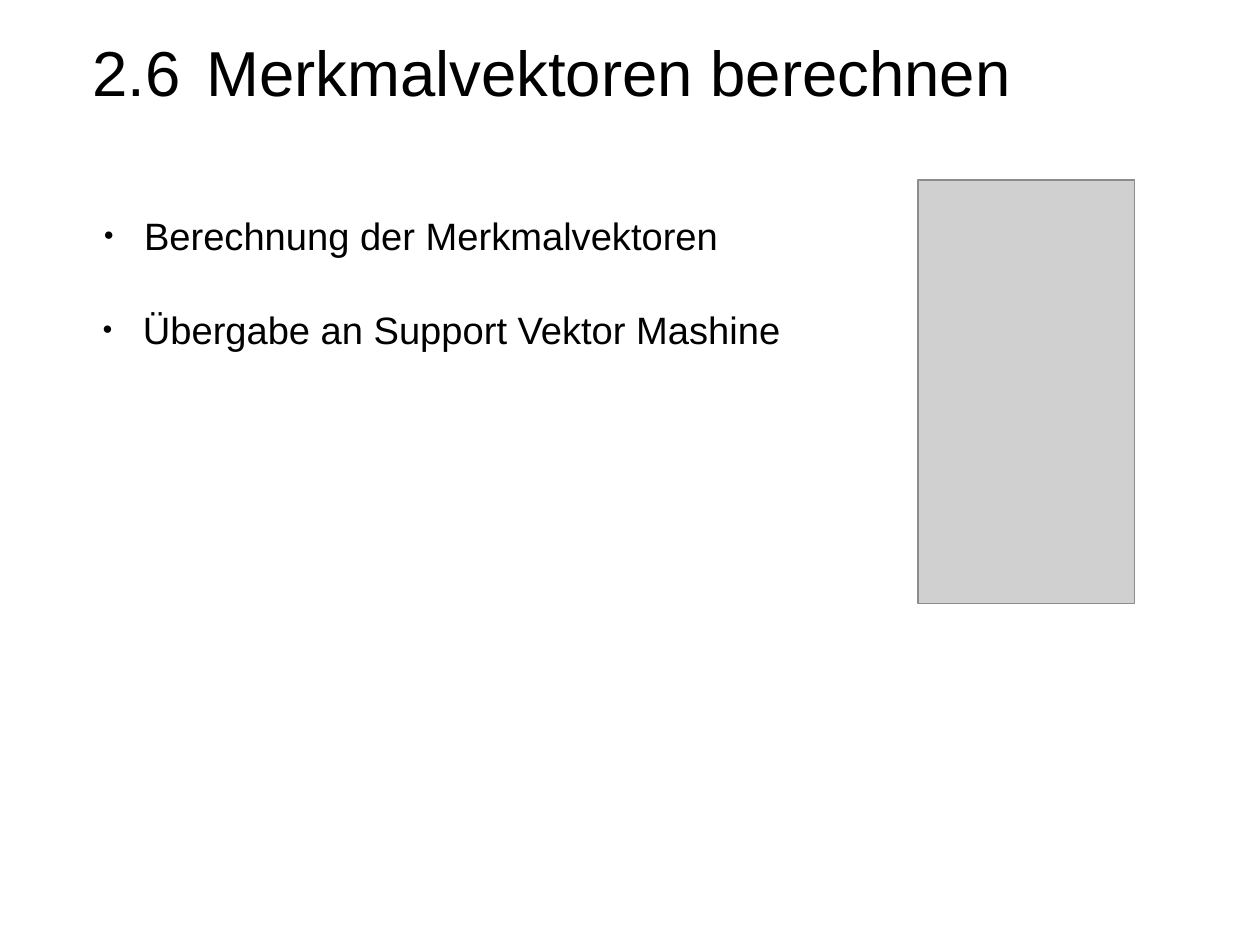
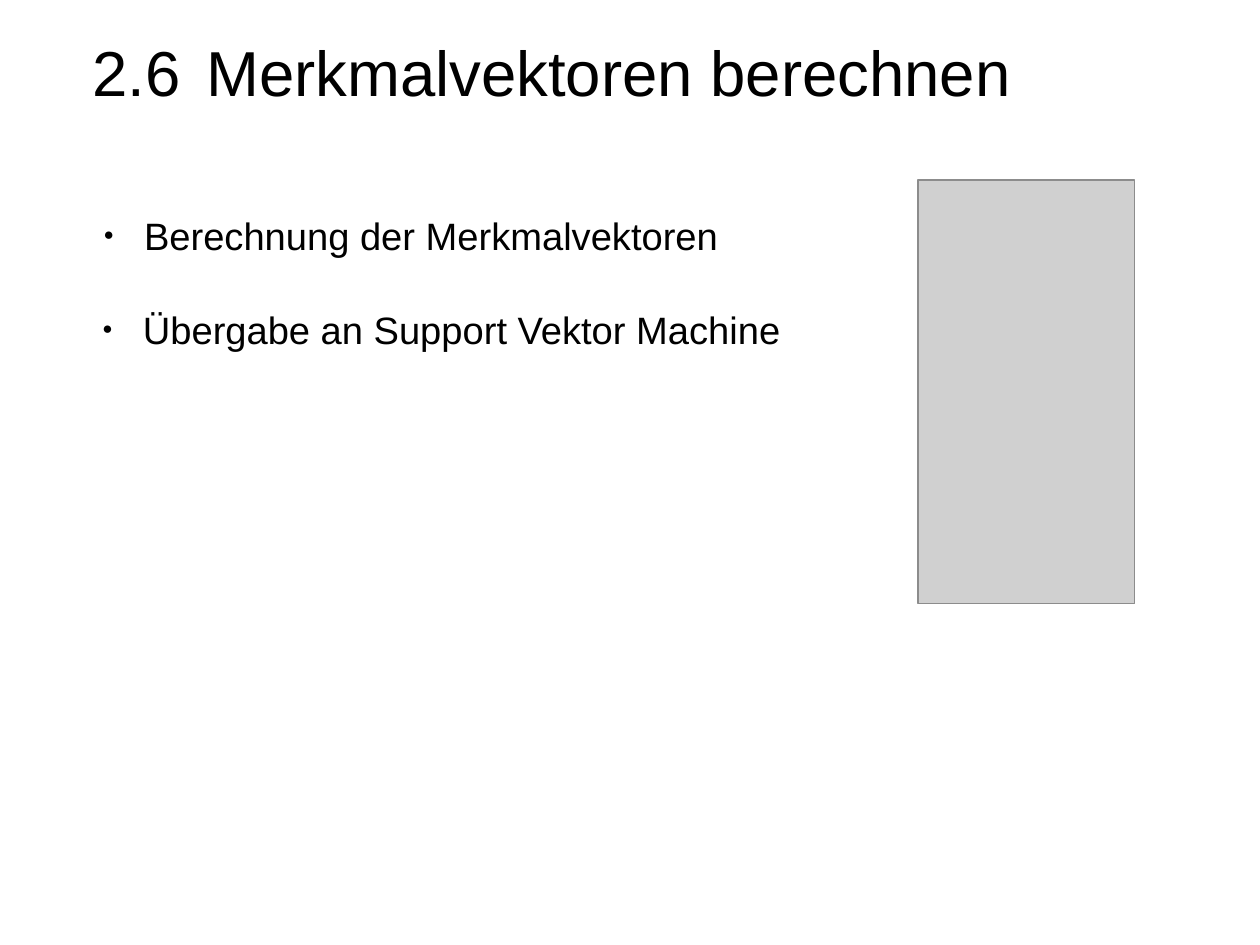
Before and after one commit to PhilippLambracht/prosem_mse, a slide deck: slide 17 of slides/slides.odp. Drawn at 1260x945 pixels with LibreOffice and Linux fonts; fonts in the diff are those of the drawing; grey boxes stand for pictures. Boxes give left, top, right and bottom in pixels: in the first picture for what was removed or moved away, otherwise in the second. Text is boxed around its words. In the diff, an @@ line names an element or a change of style, - is before the commit and + after.

Commit message:
slides

```diff
--- a/slides/slides.odp
+++ b/slides/slides.odp
@@ text at bbox=[143, 314, 780, 352]: text changed @@
-● Übergabe an Support Vektor Mashine
+● Übergabe an Support Vektor Machine
```
Also in this commit, not shown: 1 other slide changed.
